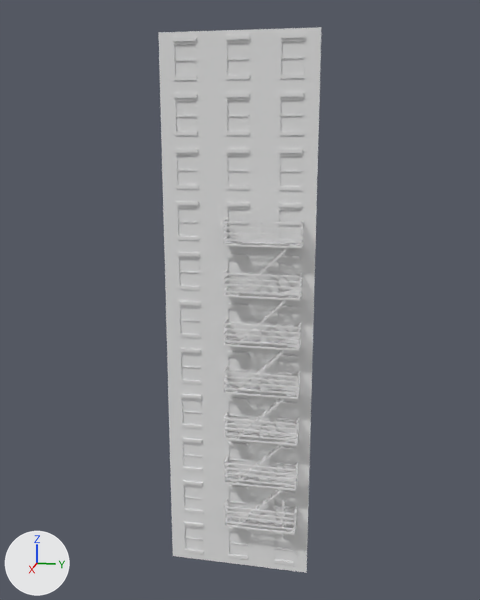
What one commit did to the Blender file Blender/Blender files/Buildings/Building pieces/Type 2/11 floors/Fire escape.blend.
Both versions are drawn from a camera (50 mm lens) standing at (3784.0, 767.0, 2739.0) and looking at (-75.0, -5.0, 1774.0). Lighting does not change. The marker at lower left points along +X, +Y and +Z.

In view in the first picture: 'Cube.001', 'End', 'Plane', 'Window'.
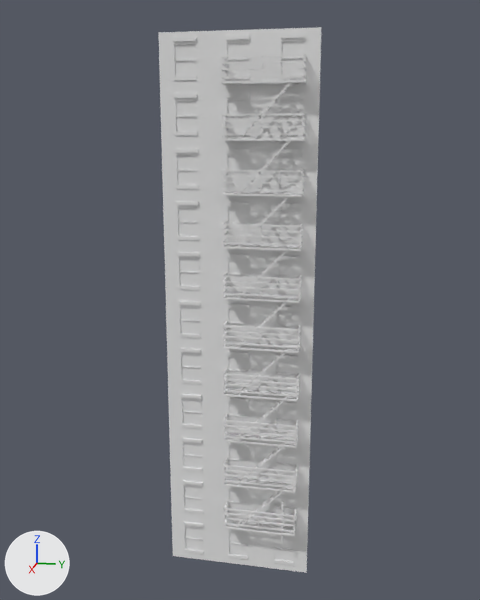
Pixel boxes [x1, y1, x2, y2] of what changed, in the pictures (480 x 600 px):
'Cube.002', added: after [221, 54, 307, 543]
'End', deleted: before [222, 219, 303, 541]

What the commit changed:
Mesh me_cube_000 is new.
It has 2160 vertices, 1620 faces and spans x -1.0..1.0, y -1.0..1.0, z -13.0..567.0.
It uses material mat_material_009 (white #e7e7e7).
Object 'End' (ob_end) is deleted.
Object 'Cube.002' (ob_cube_002) is new; it shows me_cube_000.
Its location is (53.0, 150.0, 322.0).
Its rotation in degrees is (0, 0, -90).
Its scale is (225.0, 50.0, 5.0).
